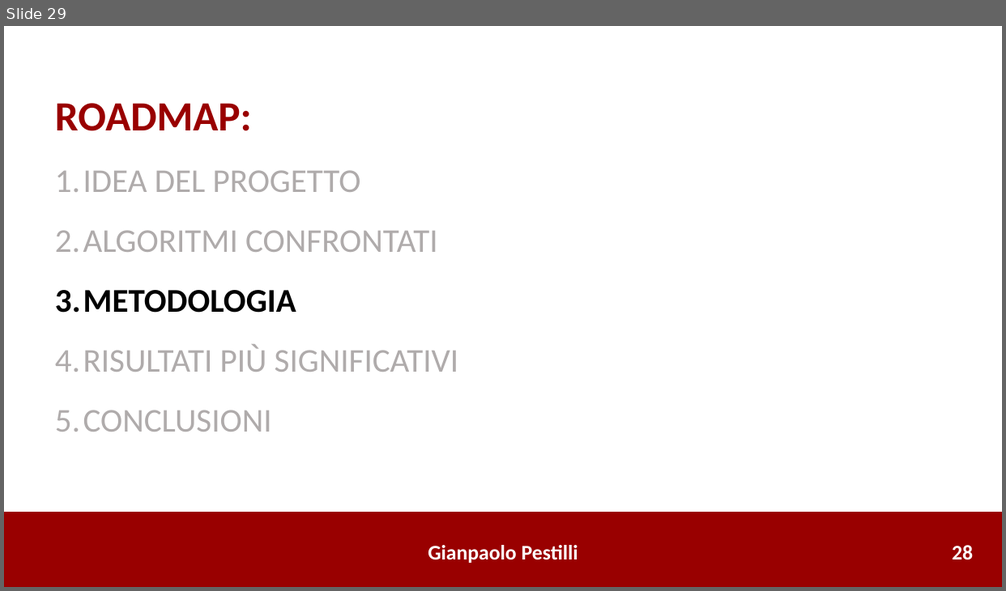
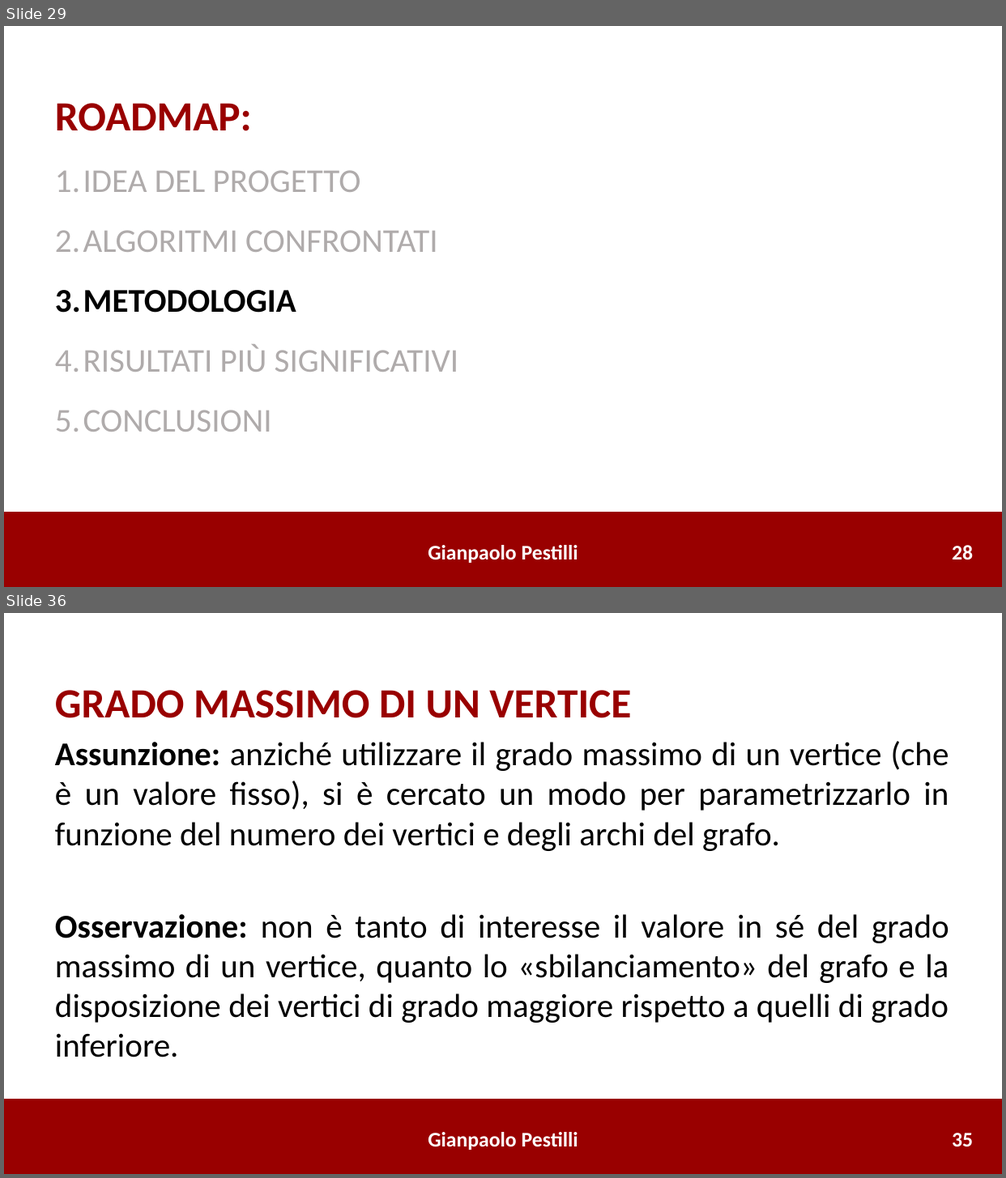
Before and after one commit to gianpaolo-pestilli/amod_project, a slide deck: Risultati_0386492.pptx. Shown one above the other, each under a label of ours: slide 29 before the commit, slides 29 and 36 after it; the slides between them are not shown. The pictures are 1006x591 and 1006x1178 pixels, drawn with LibreOffice and Linux fonts; fonts in the diff are those of the drawing. Boxes give left, top, right and bottom in pixels: in the first picture for what was removed or moved away, otherwise in the second. Text is boxed around its words. In the diff, an @@ line names an element or a change of style, - is before the commit and + after.

```diff
--- a/Risultati_0386492.pptx
+++ b/Risultati_0386492.pptx
@@ slide 36 added at bbox=[4, 613, 1002, 1174], background #FFFFFF @@
@@ text added at bbox=[55, 690, 949, 1058], 32 pt, text #000000 @@
+GRADO MASSIMO DI UN VERTICE
+Assunzione: anziché utilizzare il grado massimo di un vertice (che è un valore fisso), si è cercato un modo per parametrizzarlo in funzione del numero dei vertici e degli archi del grafo.
+Osservazione: non è tanto di interesse il valore in sé del grado massimo di un vertice, quanto lo «sbilanciamento» del grafo e la disposizione dei vertici di grado maggiore rispetto a quelli di grado inferiore.
@@ rectangle added at bbox=[4, 1099, 1002, 1174], fill #990000, outline #990000 1 pt @@
@@ text added at bbox=[428, 1132, 578, 1150], 20 pt, text #FFFFFF, bold @@
+Gianpaolo Pestilli
@@ text added at bbox=[952, 1133, 973, 1147], 20 pt, text #FFFFFF, bold @@
+35
```
Also in this commit, not shown: 30 other slides added, 3 other files.
